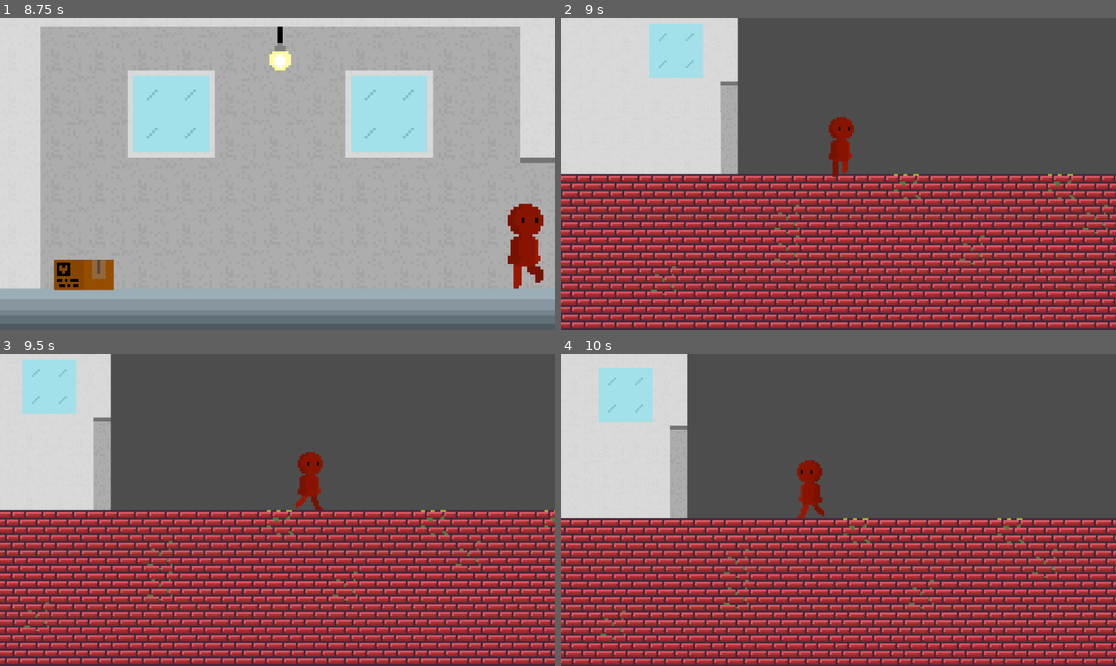
Above: before the commit, frames 1-4 (two rows, left to right).
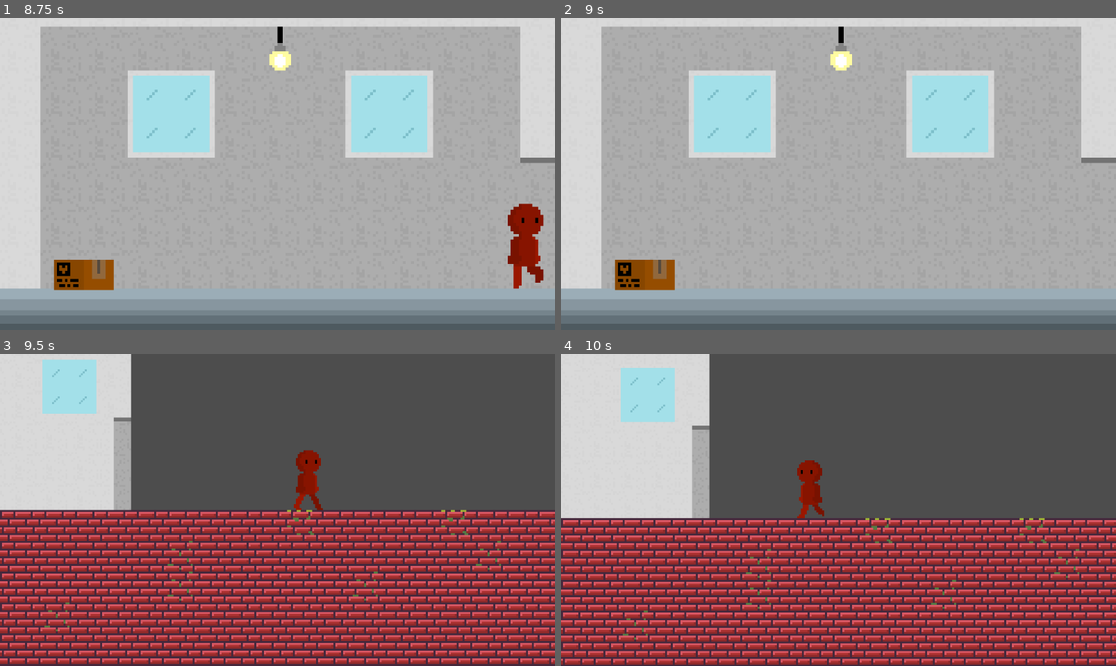
Above: after the commit, the same moments.

Repository: ratmanZorry/GJL-game-parade-game
Game: Godot game, scene res://scenes/house.tscn
Same seed, same stepped clock (60 frames per second), same inputs: the game is played once before the commit and once after it. This scene is started directly instead of the project's main scene.
Inputs:
- Up to frame 1 (8.75 s): hold Right (right) 0.53-2.03 s; tap Space (dialogue) at 0.6, 1.35, 2.1, 2.75, 2.85, 3.6, 4.35, 5.1, 5.85, 6.6, 7.35, 8.1 s; tap Enter at 1.25 s; hold A (left) 2.03-2.78 s; hold Right (right) 2.78-4.28 s; hold A (left) 4.28-5.03 s; hold Right (right) 5.03-5.78 s; hold A (left) 5.78-7.28 s; hold Right (right) from 7.28 s (still down)
- Up to frame 2 (9 s): keep holding Right (right); tap Space (dialogue) at 8.85 s
- Up to frame 3 (9.5 s): keep holding Right (right)
- Up to frame 4 (10 s): release Right (right) at 9.53 s; hold A (left) from 9.53 s (still down); tap Space (dialogue) at 9.6 s

Frame 1 is identical in both runs. In frame 2, 95% of the frame differs, in the area x 0-100%, y 0-100%; in frame 3, 19%; in frame 4, 19%.
Error before the commit: Cannot call method 'create_timer' on a null value. (res://scripts/transfer_area.gd:18)

Commit message:
IT WORKSSS

Diff:
--- a/loop-maintainer/scripts/player.gd
+++ b/loop-maintainer/scripts/player.gd
@@ -22,8 +22,8 @@
 
 func _ready():
 	if GameManager.next_player_spawn_position != Vector2.INF:
-		global_position = GameManager.next_spawn_position
-		GameManager.next_spawn_position = Vector2.INF
+		global_position = GameManager.next_player_spawn_position
+		GameManager.next_player_spawn_position = Vector2.INF
 	anim.play("idle")
 
 func _physics_process(delta: float):
--- a/loop-maintainer/scripts/transfer_area.gd
+++ b/loop-maintainer/scripts/transfer_area.gd
@@ -12,8 +12,7 @@
 
 	if body.is_in_group("player"):
 		GameManager.next_player_spawn_position = transfer_position
+		await get_tree().create_timer(0.1).timeout
 		get_tree().change_scene_to_packed(transfer_scene)
 
 	set_deferred("monitoring", false)
-	await get_tree().create_timer(0.1).timeout
-	get_tree().change_scene_to_packed(transfer_scene)
